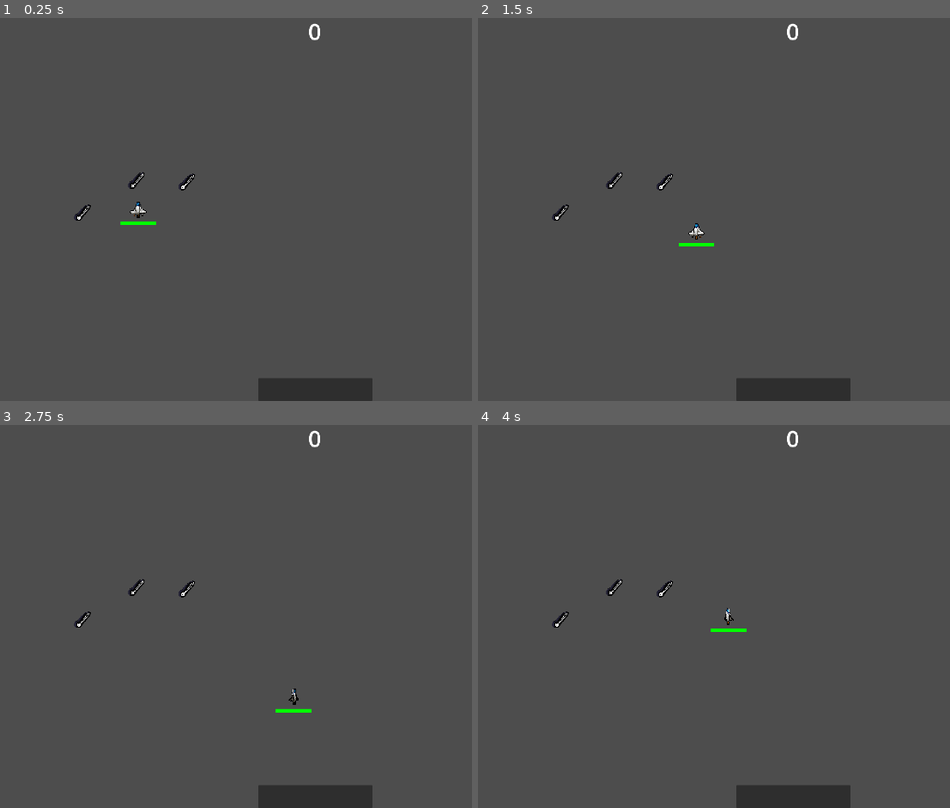
Above: before the commit, frames 1-4 (two rows, left to right).
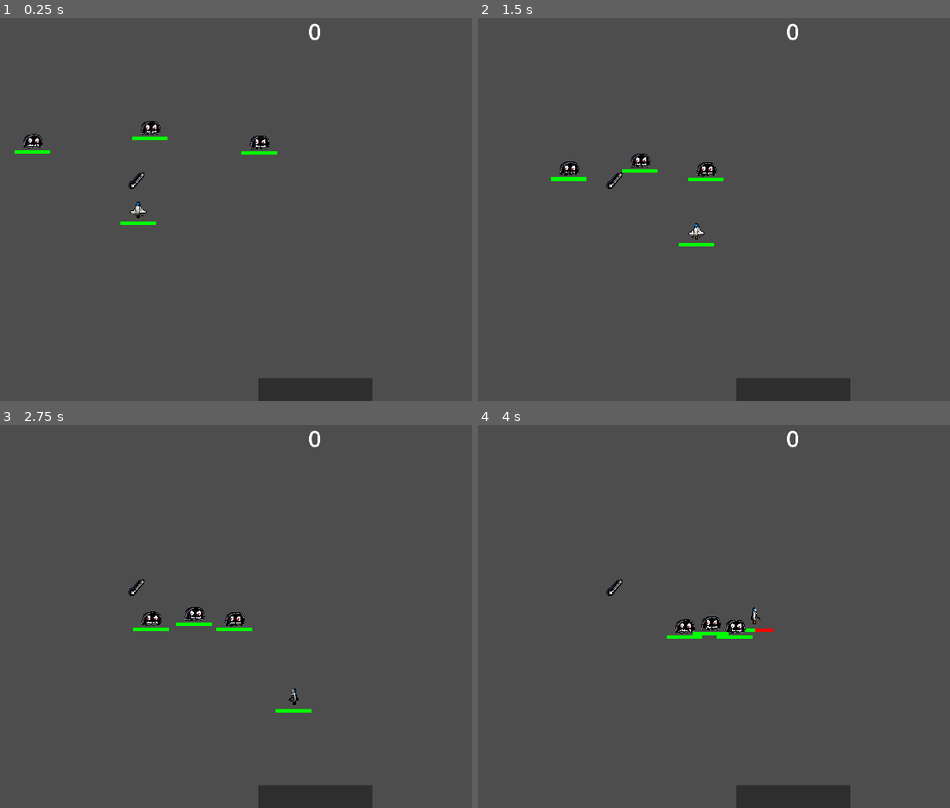
Above: after the commit, the same moments.

Repository: Tigatok/skunkworks-game
Game: Godot game, scene res://Main.tscn
Two runs of this game, one before a commit and one after it. Both use one fixed random seed, a clock stepped at 60 frames per second and the inputs below.
Inputs:
- Up to frame 1 (0.25 s): no input
- Up to frame 2 (1.5 s): hold Right (move_right) 0.53-1.28 s; tap 1 (1) at 0.6 s; tap 2 (2) at 0.8, 1.35 s; hold Down (move_down) from 1.28 s (still down)
- Up to frame 3 (2.75 s): tap Space (space) at 1.55, 2.1 s; release Down (move_down) at 2.03 s; hold Right (move_right) from 2.03 s (still down); tap 3 (3, bound only after the commit) at 2.3 s
- Up to frame 4 (4 s): release Right (move_right) at 2.78 s; hold Up (move_up) 2.78-3.53 s; tap 3 (3, bound only after the commit) at 2.85 s; tap 1 (1) at 3.05, 3.6 s; hold Left (move_left) from 3.53 s (still down); tap 2 (2) at 3.8 s

The runs differ from the first frame. In frame 1, 0.7% of the frame differs, in the area x 3-59%, y 26-53%; in frame 2, 0.7%; in frame 3, 0.7%; in frame 4, 0.9%, in the area x 15-63%, y 40-56%.
Error after the commit: Invalid call. Nonexistent function 'collectWeapon' in base 'RigidBody2D (monster.gd)'. (res://Weapon/weapon_pickup.gd:15)

Commit message:
Adds inventories, need to ensure to remove the non-current ones

Diff:
--- a/HUD/Inventory/Inventory Bar.gd
+++ b/HUD/Inventory/Inventory Bar.gd
@@ -5,18 +5,26 @@
 var itemsInInventory = []
 var activeItem
 
+const KEY_INVENTORY_1 = "1"
+const KEY_INVENTORY_2 = "2"
+const KEY_INVENTORY_3 = "3"
+
 func _process(delta):
-	if (Input.is_action_just_pressed("1")):
-		# Highlight selected square.
-		if (0 < itemsInInventory.size()):
-			print("Item in 0 index")
-			# Highlight first inventory space
-			# set active item to 0
-			print(itemsInInventory[0].name)
-#	if (Input.is_action_just_pressed("2")):
-#		print("2")
-#		if (1 < itemsInInventory.size()):
-#			print("Item 1")
+	if (Input.is_action_just_pressed(KEY_INVENTORY_1)):
+		set_active_inventory_item(0)
+	if (Input.is_action_just_pressed(KEY_INVENTORY_2)):
+		set_active_inventory_item(1)
+	if (Input.is_action_just_pressed(KEY_INVENTORY_3)):
+		set_active_inventory_item(2)
+
+func set_active_inventory_item(index):
+	var inventory_items = get_tree().get_nodes_in_group('inventory_items')
+	if index < inventory_items.size():
+		activeItem = index
+		inventory_items[index].setAsActive(true)
+		for item in inventory_items:
+			print("self", self, " item:", item)
+			item.emit_signal('deactivate')
 
 func _on_hud_item_added(item):
 	addItemToInventoryArray(item)
--- a/HUD/Inventory/Inventory Bar.tscn
+++ b/HUD/Inventory/Inventory Bar.tscn
@@ -1,6 +1,29 @@
-[gd_scene load_steps=2 format=3 uid="uid://bqns8i8kygsyb"]
+[gd_scene load_steps=4 format=3 uid="uid://bqns8i8kygsyb"]
 
 [ext_resource type="Script" path="res://HUD/Inventory/Inventory Bar.gd" id="1_c4p0u"]
+[ext_resource type="PackedScene" uid="uid://jj5pb4yyhmrs" path="res://Weapon/weapon_pickup.tscn" id="2_n2r0e"]
+
+[sub_resource type="GDScript" id="GDScript_xcuaw"]
+script/source = "extends Area2D
+
+@export var weapon_name = \"Cannon\"
+@export var weapon_icon = preload('res://Weapon/weapon.png')
+
+signal weapon_picked_up
+
+func _ready():
+	print(\"New\", weapon_name)
+
+func _on_body_entered(body):
+	var weapon = preload(\"res://Weapon/weapon.tscn\")
+	weapon = weapon.instantiate()
+	weapon.weaponName = weapon_name
+	weapon.weaponIcon = weapon_icon
+	body.add_child(weapon)
+	print(\"W\", weapon)
+	weapon_picked_up.emit(weapon)
+	queue_free()
+"
 
 [node name="InventoryBar" type="Panel"]
 anchors_preset = 7
@@ -14,3 +37,8 @@
 grow_horizontal = 2
 grow_vertical = 0
 script = ExtResource("1_c4p0u")
+
+[node name="WeaponPickup" parent="." instance=ExtResource("2_n2r0e")]
+position = Vector2(471, 480)
+collision_layer = 1
+script = SubResource("GDScript_xcuaw")
--- a/HUD/Inventory/InventoryItem/InventoryItem.gd
+++ b/HUD/Inventory/InventoryItem/InventoryItem.gd
@@ -1,3 +1,15 @@
 extends Sprite2D
 
 var isActive = false
+signal deactivate
+
+func setAsActive(active):
+	isActive = active
+	print("Is active?", active)
+	if (active == true && !isActive):
+		isActive = true
+		$ActiveLabel.position = self.offset
+		$ActiveLabel.text = 'Active'
+
+func _on_deactivate():
+	setAsActive(false)
--- a/HUD/Inventory/InventoryItem/InventoryItem.tscn
+++ b/HUD/Inventory/InventoryItem/InventoryItem.tscn
@@ -4,3 +4,19 @@
 
 [node name="InventoryItem" type="Sprite2D"]
 script = ExtResource("1_3uki8")
+
+[node name="ActiveLabel" type="Label" parent="."]
+anchors_preset = 8
+anchor_left = 0.5
+anchor_top = 0.5
+anchor_right = 0.5
+anchor_bottom = 0.5
+offset_left = -20.0
+offset_top = -17.0
+offset_right = 20.0
+offset_bottom = 17.0
+grow_horizontal = 2
+grow_vertical = 2
+theme_override_font_sizes/font_size = 24
+
+[connection signal="deactivate" from="." to="." method="_on_deactivate"]
--- a/Main.tscn
+++ b/Main.tscn
@@ -1,6 +1,7 @@
-[gd_scene load_steps=4 format=3 uid="uid://curcelcqp0f3a"]
+[gd_scene load_steps=5 format=3 uid="uid://curcelcqp0f3a"]
 
 [ext_resource type="PackedScene" uid="uid://bq7rtwda5y4lb" path="res://Player/Player.tscn" id="2_043f6"]
+[ext_resource type="PackedScene" uid="uid://bc2lrcgcgux71" path="res://Monster/monster.tscn" id="3_ocsmo"]
 [ext_resource type="PackedScene" uid="uid://jj5pb4yyhmrs" path="res://Weapon/weapon_pickup.tscn" id="4_70frw"]
 [ext_resource type="PackedScene" uid="uid://32yk0vcy2utb" path="res://HUD/HUD.tscn" id="4_lopj0"]
 
@@ -11,14 +12,17 @@
 
 [node name="HUD" parent="." instance=ExtResource("4_lopj0")]
 
-[node name="WeaponPickup2" parent="." instance=ExtResource("4_70frw")]
-position = Vector2(600, 466)
-
 [node name="WeaponPickup" parent="." instance=ExtResource("4_70frw")]
 position = Vector2(459, 462)
 
-[node name="WeaponPickup3" parent="." instance=ExtResource("4_70frw")]
-position = Vector2(308, 552)
+[node name="Monster" parent="." instance=ExtResource("3_ocsmo")]
+position = Vector2(838, 341)
+
+[node name="Monster2" parent="." instance=ExtResource("3_ocsmo")]
+position = Vector2(500, 296)
+
+[node name="Monster3" parent="." instance=ExtResource("3_ocsmo")]
+position = Vector2(136, 337)
 
 [connection signal="coin_picked" from="Player" to="HUD" method="_on_player_coin_picked"]
 [connection signal="item_picked_up" from="Player" to="HUD" method="_on_player_item_picked_up"]
--- a/project.godot
+++ b/project.godot
@@ -56,6 +56,11 @@
 "events": [Object(InputEventKey,"resource_local_to_scene":false,"resource_name":"","device":-1,"window_id":0,"alt_pressed":false,"shift_pressed":false,"ctrl_pressed":false,"meta_pressed":false,"pressed":false,"keycode":0,"physical_keycode":50,"key_label":0,"unicode":50,"echo":false,"script":null)
 ]
 }
+3={
+"deadzone": 0.5,
+"events": [Object(InputEventKey,"resource_local_to_scene":false,"resource_name":"","device":-1,"window_id":0,"alt_pressed":false,"shift_pressed":false,"ctrl_pressed":false,"meta_pressed":false,"pressed":false,"keycode":0,"physical_keycode":51,"key_label":0,"unicode":51,"echo":false,"script":null)
+]
+}
 
 [rendering]
 
